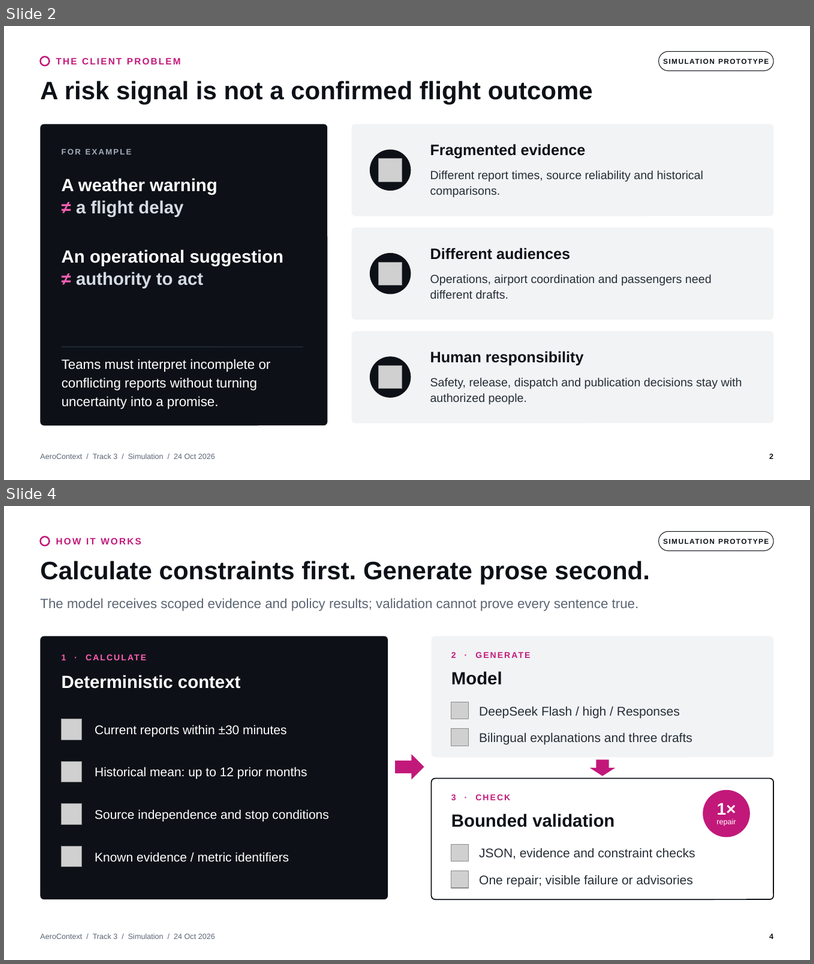
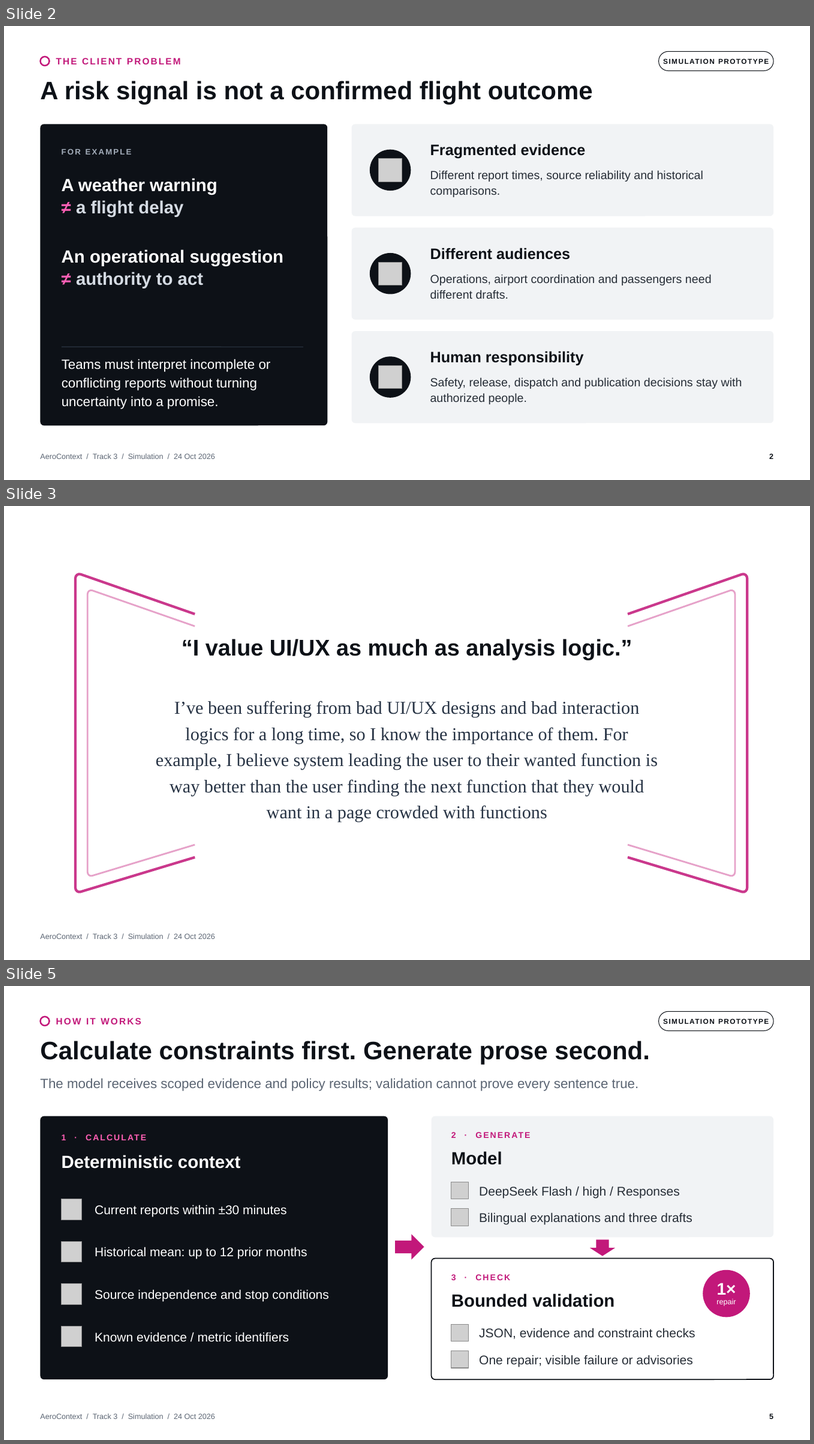
Before and after one commit to zha-chicken/runway-incident-workspace, a slide deck: submission/D01-client-presentation.pptx. Shown one above the other, each under a label of ours: slides 2 and 4 before the commit, slides 2, 3 and 5 after it; the slides between them are not shown. The pictures are 814x964 and 814x1444 pixels, drawn with LibreOffice and Linux fonts; fonts in the diff are those of the drawing; grey boxes stand for pictures. Boxes give left, top, right and bottom in pixels: in the first picture for what was removed or moved away, otherwise in the second. Text is boxed around its words. In the diff, an @@ line names an element or a change of style, - is before the commit and + after.

```diff
--- a/submission/D01-client-presentation.pptx
+++ b/submission/D01-client-presentation.pptx
@@ slide 3 added at box(4, 506, 810, 960), background #FFFFFF; not listed: 1 template element that a slide beside it also shows @@
@@ freeform shape added at box(75, 574, 195, 891), outline #EC63B2 3 pt @@
@@ freeform shape added at box(629, 574, 748, 891), outline #EC63B2 3 pt @@
@@ freeform shape added at box(87, 590, 195, 876), outline #EC63B2 2 pt @@
@@ freeform shape added at box(629, 590, 736, 876), outline #EC63B2 2 pt @@
@@ title added at box(182, 639, 633, 660), 27 pt, text #0D1117, bold @@
+“I value UI/UX as much as analysis logic.”
@@ text added at box(156, 700, 658, 822), 21.6 pt, text #273344 @@
+I’ve been suffering from bad UI/UX designs and bad interaction logics for a long time, so I know the importance of them. For example, I believe system leading the user to their wanted function is way better than the user finding the next function that they would want in a page crowded with functions
@@ what was slide 4 is now slide 5 @@
@@ page number at box(770, 1413, 774, 1420): text changed @@
-4
+5
```
Also in this commit, not shown: 4 slides changed, 11 other files.
